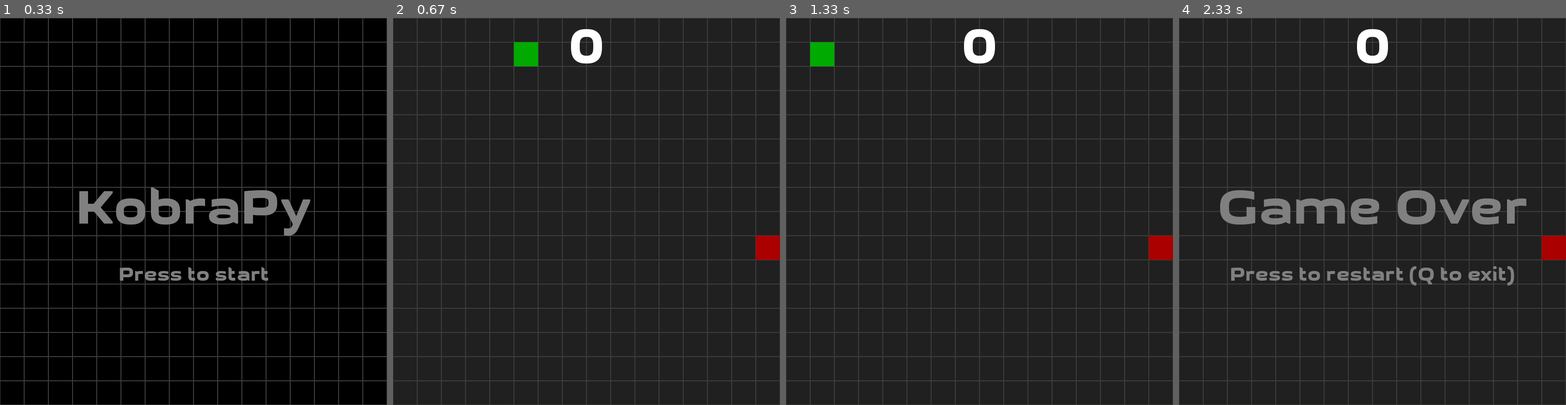
Above: before the commit, frames 1-4 (left to right).
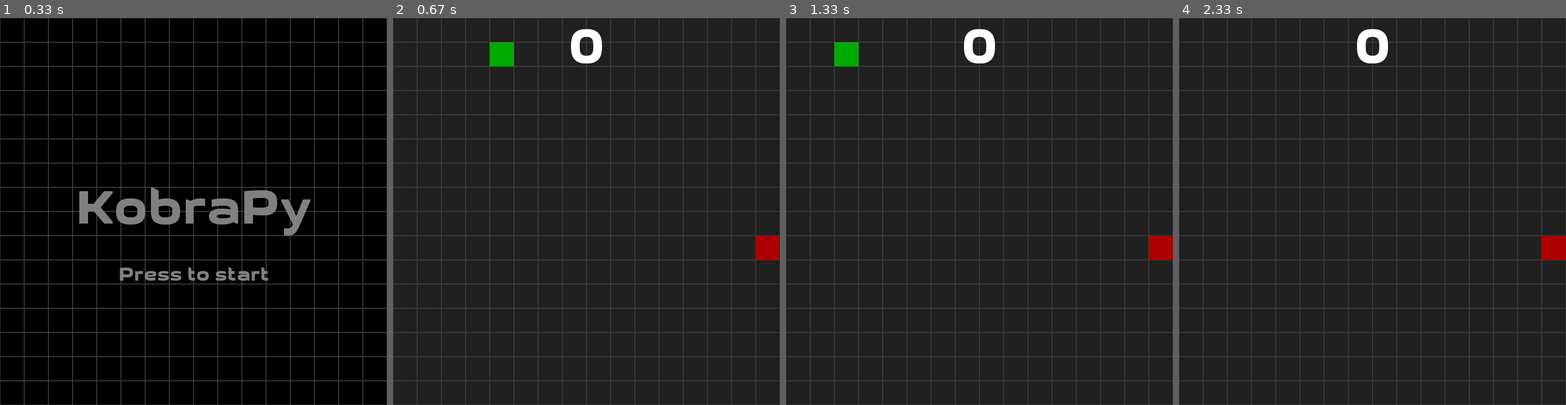
Above: after the commit, the same moments.

Repository: fossguild/naja
Game: pygame game, started from kobra.py
The game is run twice, just before and just after one commit, with the same random seed, the same clock (stepped at 60 frames per second) and the same inputs.
Inputs:
- Up to frame 1 (0.33 s): no input
- Up to frame 2 (0.67 s): tap Enter at 0.33 s
- Up to frame 3 (1.33 s): tap A at 0.67 s; hold Right from 1.2 s (still down)
- Up to frame 4 (2.33 s): release Right at 1.77 s; hold Up from 1.8 s (still down)

Frame 1 is identical in both runs. In frame 2, 0.8% of the frame differs, in the area x 25-38%, y 6-13%; in frame 3, 0.8%; in frame 4, 4.2%, in the area x 10-90%, y 44-70%.

Commit message:
feat: increase snake speed after eating an apple (Closes #13) (#14)
Implements a progressive speed mechanic for the snake.
After each apple eaten, the snake’s speed increases slightly, making gameplay more dynamic and challenging.
The speed resets when the game restarts, maintaining balanced difficulty progression.

Details
	•	Added speed attribute to the Snake class.
	•	Increased speed after each apple: speed = min(speed * 1.1, 20).
	•	Reset speed to base value on Game Over.
	•	Adjusted initial speed from 7 → 4 for smoother pacing.
	•	Restored WASD movement controls after merge with the latest base.
	•	Applied formatting and linting using Black and Ruff.

Diff:
--- a/kobra.py
+++ b/kobra.py
@@ -17,9 +17,8 @@
 #   You should have received a copy of the GNU General Public License
 #   along with this program.  If not, see <http://www.gnu.org/licenses/>.
 
+import sys
 import random
-import sys
-
 import pygame
 
 ##
@@ -41,7 +40,7 @@
 
 WINDOW_TITLE = "KobraPy"  # Window title.
 
-CLOCK_TICKS = 7  # How fast the snake moves.
+CLOCK_TICKS = 4  # How fast the snake moves.
 
 ##
 ## Game implementation.
@@ -83,7 +82,6 @@
     pygame.display.update()
 
     # Wait for a keypres or a game quit event.
-
     while event := pygame.event.wait():
         if event.type == pygame.KEYDOWN:
             break
@@ -124,6 +122,9 @@
         # No collected apples.
         self.got_apple = False
 
+        # Initial speed
+        self.speed = CLOCK_TICKS
+
     # This function is called at each loop interation.
 
     def update(self):
@@ -160,6 +161,9 @@
             # Resurrection
             self.alive = True
             self.got_apple = False
+
+            # Reset speed
+            self.speed = CLOCK_TICKS
 
             # Drop an apple
             apple = Apple()
@@ -263,7 +267,6 @@
                 sys.exit()
             elif event.key == pygame.K_p:  # S         : pause game
                 game_on = not game_on
-
     ## Update the game
 
     if game_on:
@@ -290,8 +293,10 @@
     if snake.head.x == apple.x and snake.head.y == apple.y:
         # snake.tail.append(pygame.Rect(snake.head.x, snake.head.y, GRID_SIZE, GRID_SIZE))
         snake.got_apple = True
+        snake.speed = min(snake.speed * 1.1, 20)  # Increase speed, max 20
+        # print(f"[APPLE] Speed increased to: {snake.speed:.2f}")
         apple = Apple()
 
     # Update display and move clock.
     pygame.display.update()
-    clock.tick(CLOCK_TICKS)
+    clock.tick(int(snake.speed))
